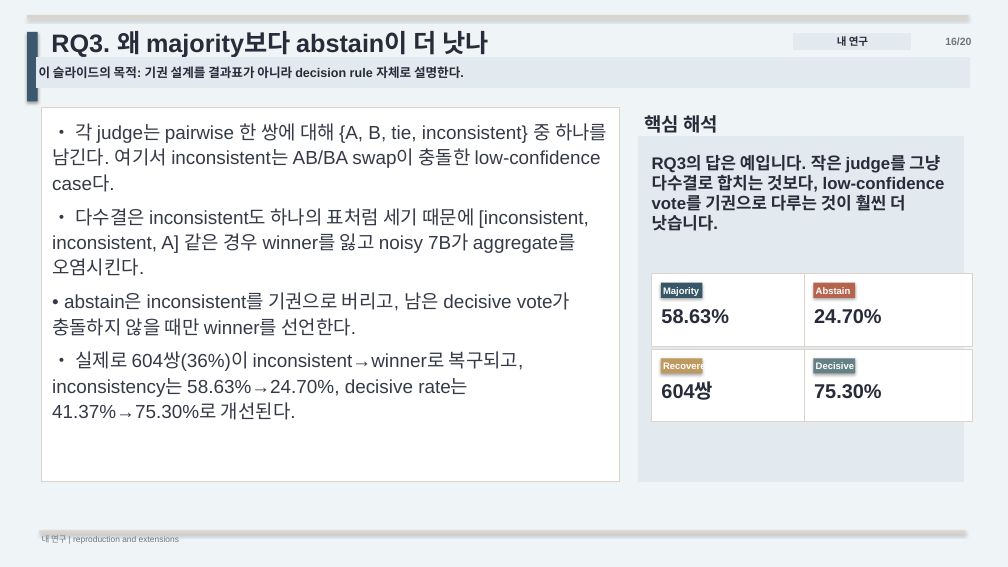
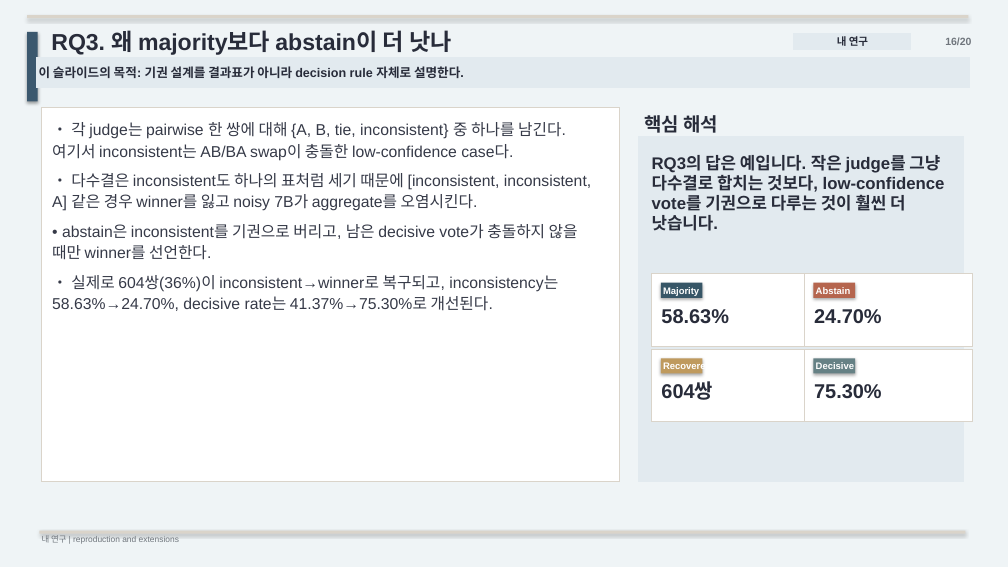
Before and after one commit to kook222/mt_bench_repro, a slide deck: slide 16 of presentation/mt_bench_paper_study.pptx. Drawn at 1008x567 pixels with LibreOffice and Linux fonts; fonts in the diff are those of the drawing. Boxes give left, top, right and bottom in pixels: in the first picture for what was removed or moved away, otherwise in the second. Text is boxed around its words. In the diff, an @@ line names an element or a change of style, - is before the commit and + after.

```diff
--- a/presentation/mt_bench_paper_study.pptx
+++ b/presentation/mt_bench_paper_study.pptx
@@ text "RQ3. 왜 majority보다 abstain이 더 ..." at box(51, 30, 451, 55): size 24 to 22 pt @@
@@ rectangle "• 각 judge는 pairwise 한 ..." at box(42, 107, 620, 482): size 18 to 15 pt @@
```
Also in this commit, not shown: 12 other slides changed, 2 other files.
